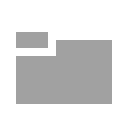
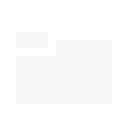
The second 128 × 128 image is a revision of the first. Changes to its layers:
pixels changed over (16, 32, 112, 104) (layer not identified)
